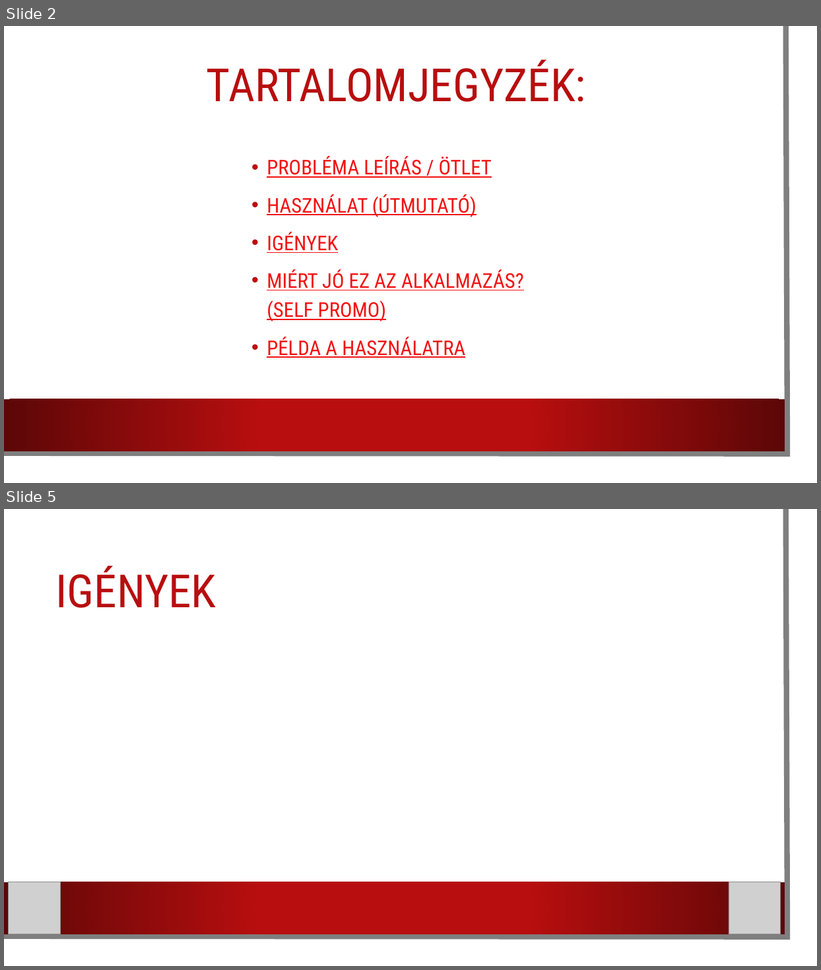
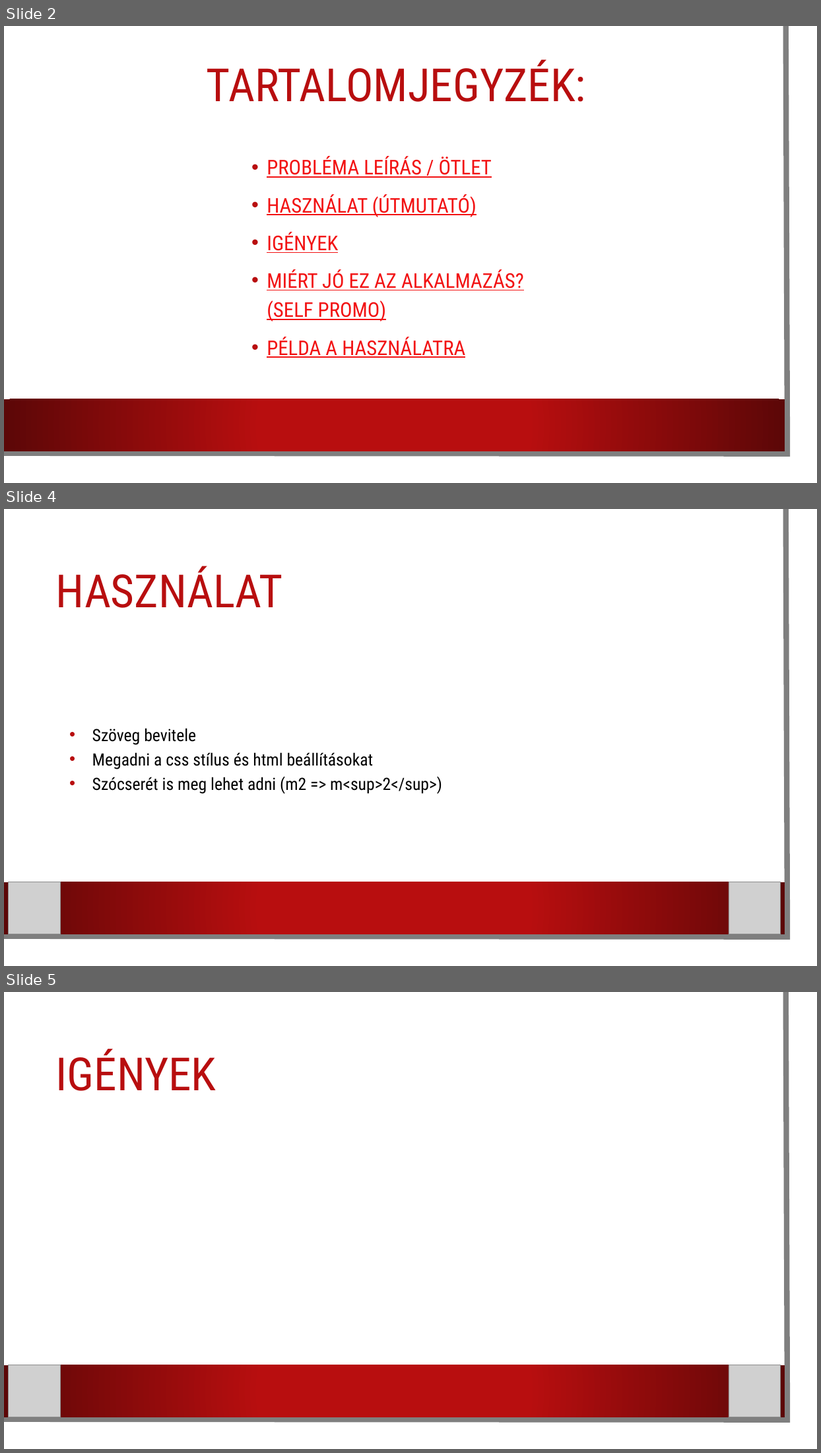
Before and after one commit to karpatililiana/Csapatmunka2.0, a slide deck: Programbemutató.pptx. Shown one above the other, each under a label of ours: slides 2 and 5 before the commit, slides 2, 4 and 5 after it; the slides between them are not shown. The pictures are 821x970 and 821x1453 pixels, drawn with LibreOffice and Linux fonts; fonts in the diff are those of the drawing; grey boxes stand for pictures; background and template pictures are left out. Boxes give left, top, right and bottom in pixels: in the first picture for what was removed or moved away, otherwise in the second. Text is boxed around its words. In the diff, an @@ line names an element or a change of style, - is before the commit and + after.

Commit message:
Használata

```diff
--- a/Programbemutató.pptx
+++ b/Programbemutató.pptx
@@ slide 4 added at [4,509,817,966], background picture (left out); not listed: 2 template elements that a slide beside it also shows @@
@@ title added at [56,566,283,608], 54 pt, text #B80E0F @@
+HASZNÁLAT
@@ text added at [92,728,442,794], 20 pt, text #000000 @@
+• Szöveg bevitele
+• Megadni a css stílus és html beállításokat
+• Szócserét is meg lehet adni (m2 => m<sup>2</sup>)
@@ picture added at [8,883,60,934] @@
@@ picture added at [729,883,781,934] @@
```
Also in this commit, not shown: 1 slide changed, 1 slide removed.
